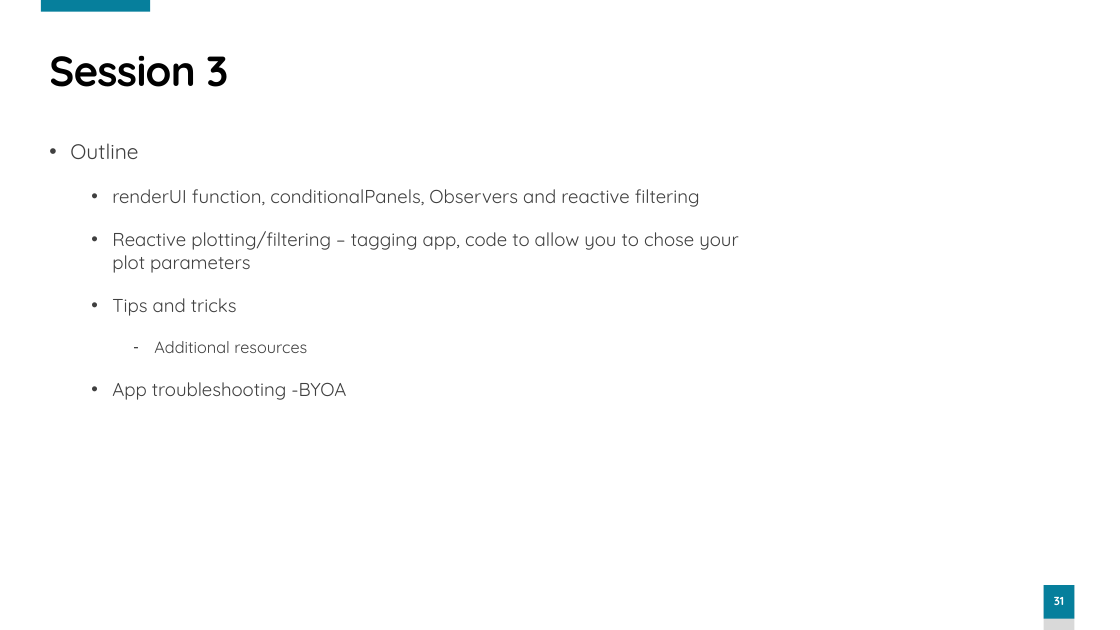
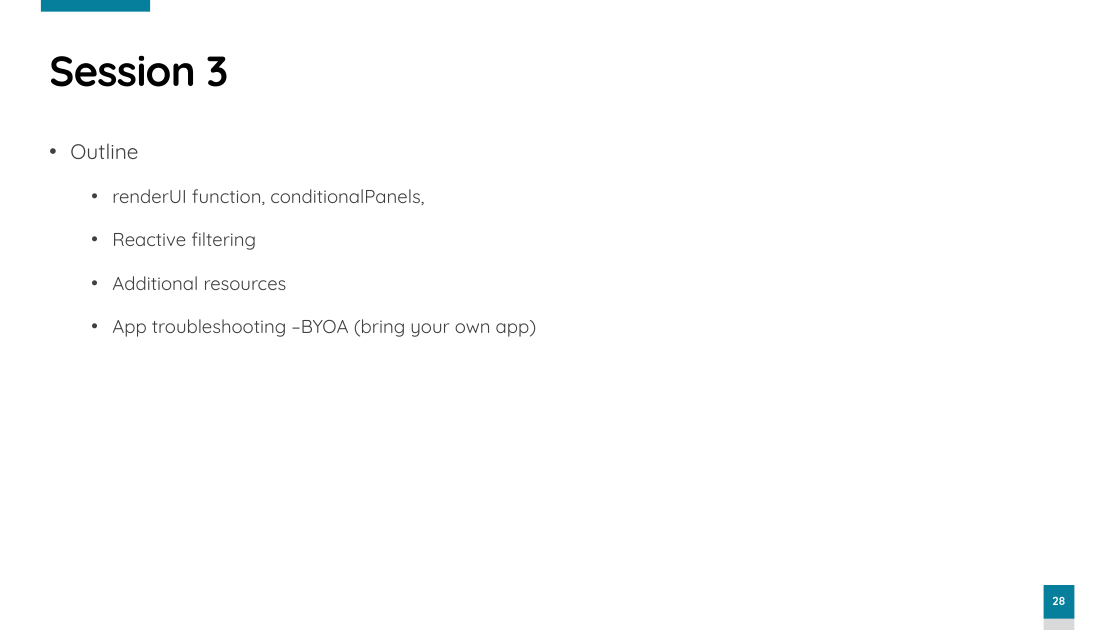
Before and after one commit to sshawna/Shiny_workshop, a slide deck: slide 28 of Session 3/Shiny workshop - session 3.pptx (slide 31 before the commit). Drawn at 1120x630 pixels with LibreOffice and Linux fonts; fonts in the diff are those of the drawing. Boxes give left, top, right and bottom in pixels: in the first picture for what was removed or moved away, otherwise in the second. Text is boxed around its words. In the diff, an @@ line names an element or a change of style, - is before the commit and + after.

```diff
--- a/Session 3/Shiny workshop - session 3.pptx
+++ b/Session 3/Shiny workshop - session 3.pptx
@@ text at (112,189,424,250): text changed @@
-  • renderUI function, conditionalPanels, Observers and reactive filtering
-  • Reactive plotting/filtering – tagging app, code to allow you to chose your plot parameters
-  • Tips and tricks
+  • renderUI function, conditionalPanels,
+  • Reactive filtering
@@ text at (112,276,287,290): size 14 to 16 pt in "Additional resources"; bullet - to •; list level 3 to 2 in "Additional resources" @@
@@ text at (112,319,537,337): text changed @@
-  • App troubleshooting -BYOA
+  • App troubleshooting –BYOA (bring your own app)
@@ page number at (1052,596,1065,605): text changed @@
-31
+28
```
Also in this commit, not shown: 1 other slide changed, 6 slides added, 35 other files.
